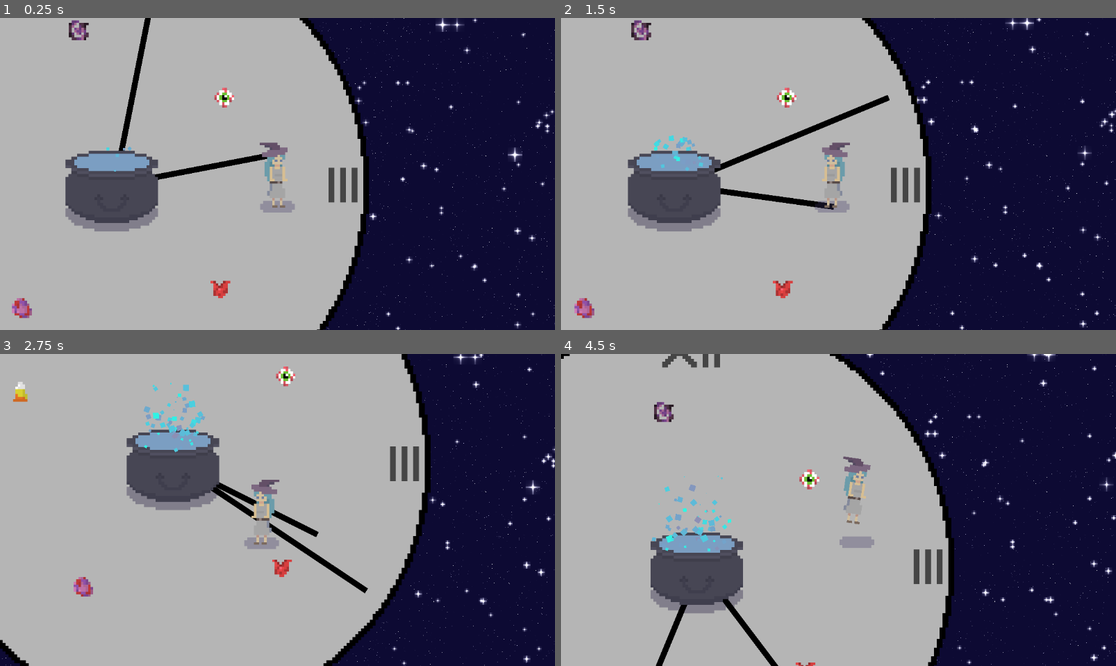
Above: before the commit, frames 1-4 (two rows, left to right).
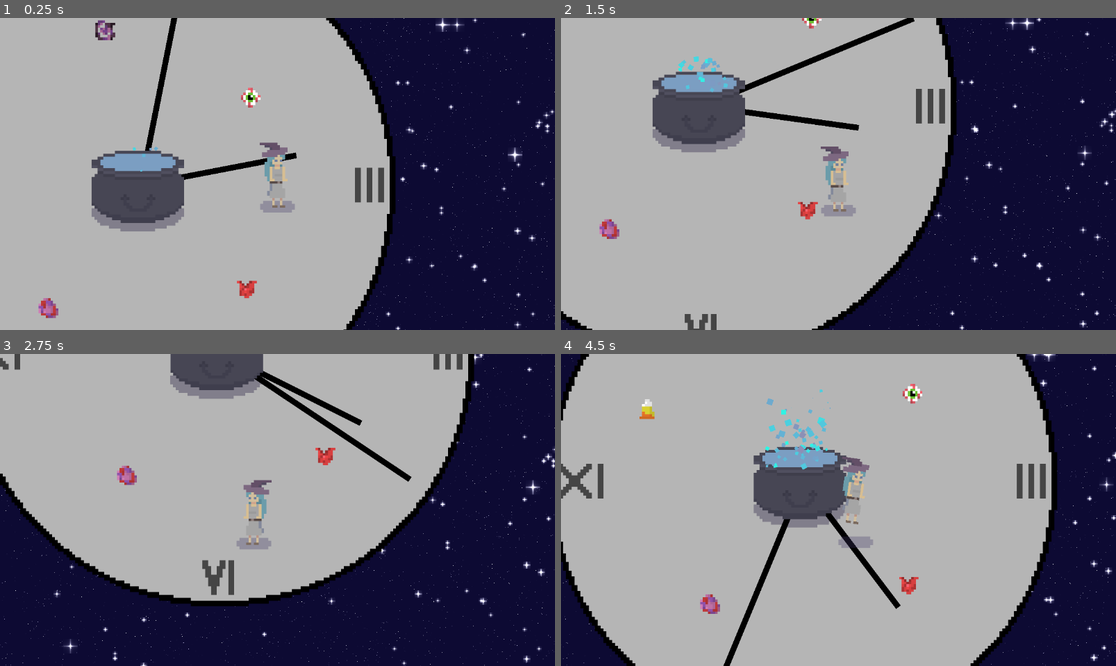
Above: after the commit, the same moments.

Repository: arrowira/miniJam189
Game: Godot game, scene res://Scenes/main.tscn
Same seed, same stepped clock (60 frames per second), same inputs: the game is played once before the commit and once after it.
Inputs:
- Up to frame 1 (0.25 s): no input
- Up to frame 2 (1.5 s): hold A (right) 0.53-1.28 s; tap Space (jump) at 0.6, 0.77, 1.07, 1.35 s; hold S (down) from 1.28 s (still down)
- Up to frame 3 (2.75 s): tap Space (jump) at 1.52, 1.82, 2.1 s; release S (down) at 2.03 s; hold A (right) from 2.03 s (still down)
- Up to frame 4 (4.5 s): release A (right) at 2.78 s; hold W (up) 2.78-3.53 s; tap Space (jump) at 2.85, 3.02, 3.32, 3.6, 3.77, 4.07, 4.35 s; hold D (left) from 3.53 s (still down)

The runs differ from the first frame. In frame 1, 12% of the frame differs, in the area x 2-72%, y 0-100%; in frame 2, 19%; in frame 3, 35%, in the area x 0-86%, y 0-100%; in frame 4, 35%.

Commit message:
clock hands push player

Diff:
--- a/minijam189/Scenes/main.tscn
+++ b/minijam189/Scenes/main.tscn
@@ -20,7 +20,7 @@
 z_index = -1
 
 [node name="player" parent="." instance=ExtResource("2_ee1yk")]
-position = Vector2(1126, -77)
+position = Vector2(944, -77)
 
 [node name="Cauldron" parent="." instance=ExtResource("3_8guol")]
 position = Vector2(-21, -38)
--- a/minijam189/Scripts/playerMovement.gd
+++ b/minijam189/Scripts/playerMovement.gd
@@ -12,7 +12,10 @@
 		$Sprite2D.flip_h = true
 	else:
 		$Sprite2D.flip_h = false
-	velocity = input_direction * SPEED
+	if !slipping:
+		velocity = input_direction * SPEED
+	else:
+		velocity *= 0.98
 	if !jumping and !slipping:
 		if velocity.length() > 0.1:
 			$anim.play("walk")
@@ -25,7 +28,7 @@
 		$anim.play("jump")
 		$jumpTimer.start()
 	else:
-		if !jumping:
+		if !jumping and !slipping:
 			input_direction = Input.get_vector("right","left", "up", "down")
 
 
@@ -38,8 +41,12 @@
 
 func _on_player_area_area_entered(area: Area2D) -> void:
 	if area.name == "bigHand" and !jumping or area.name == "littleHand" and !jumping:
-		SPEED = 0
-
+		#SPEED = 0
+		velocity=Vector2.ZERO
+		if position.x>-600:
+			velocity.y += 1000
+		else:
+			velocity.y += -1000
 		slipping = true
 		$anim.play("slip")
 		$InventoryManager.destroyObj()
@@ -49,5 +56,5 @@
 
 func _on_slip_timer_timeout() -> void:
 	slipping = false
-	SPEED = defaultSpeed
+	#SPEED = defaultSpeed
 	$anim.play("idle")
